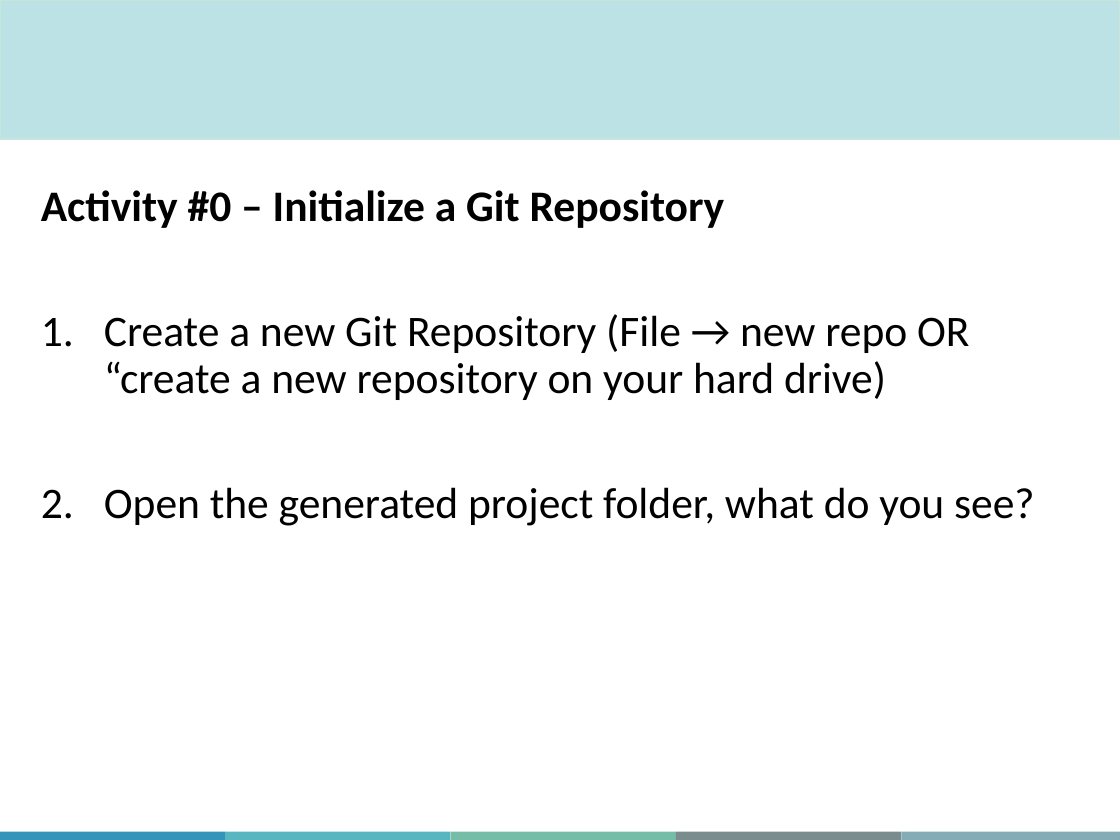
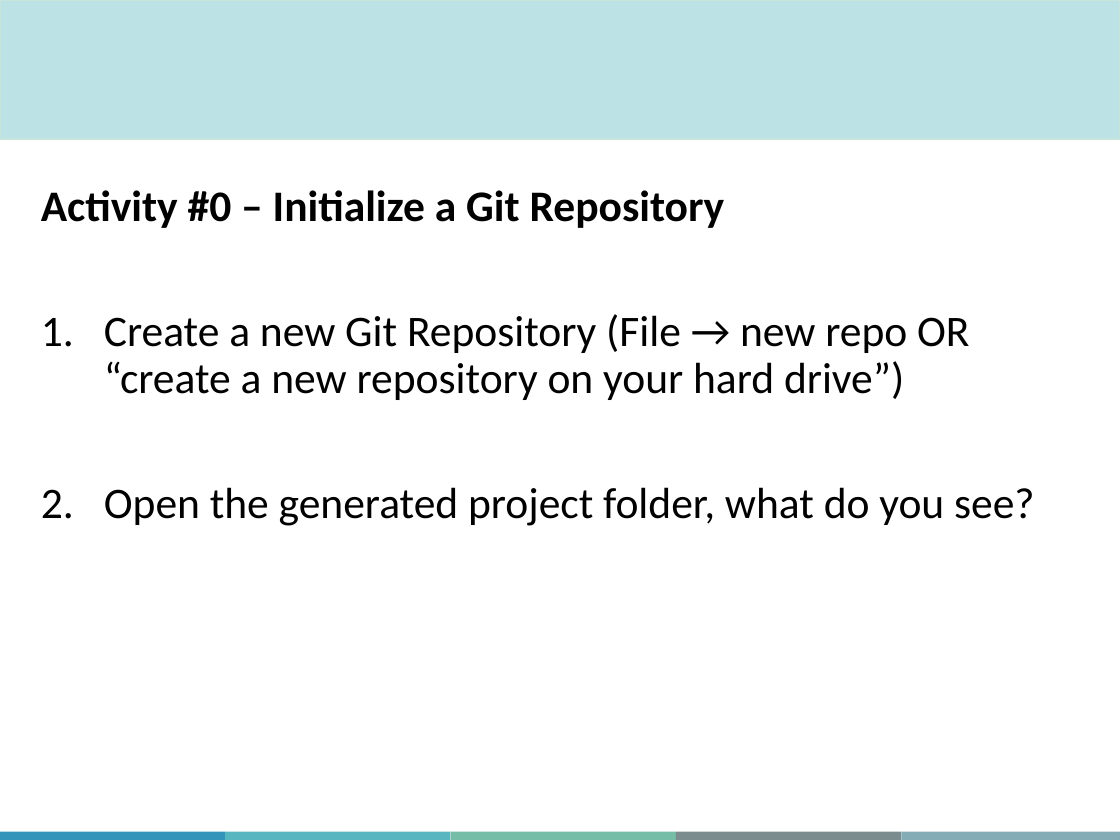
Before and after one commit to aosakwe/MiCM_IntroToGitHub, a slide deck: slide 20 of Slides/MiCM_GitHub_Workshop.pptx. Drawn at 1120x840 pixels with LibreOffice and Linux fonts; fonts in the diff are those of the drawing; background and template pictures are left out. Boxes give left, top, right and bottom in pixels: in the first picture for what was removed or moved away, otherwise in the second. Text is boxed around its words. In the diff, an @@ line names an element or a change of style, - is before the commit and + after.

Commit message:
Cleaning up Repository

```diff
--- a/Slides/MiCM_GitHub_Workshop.pptx
+++ b/Slides/MiCM_GitHub_Workshop.pptx
@@ text at <box>104,314,969,400</box>: text changed @@
-1. Create a new Git Repository (File → new repo OR “create a new repository on your hard drive)
+1. Create a new Git Repository (File → new repo OR “create a new repository on your hard drive”)
```
Also in this commit, not shown: 3 other slides changed, 6 other files.
